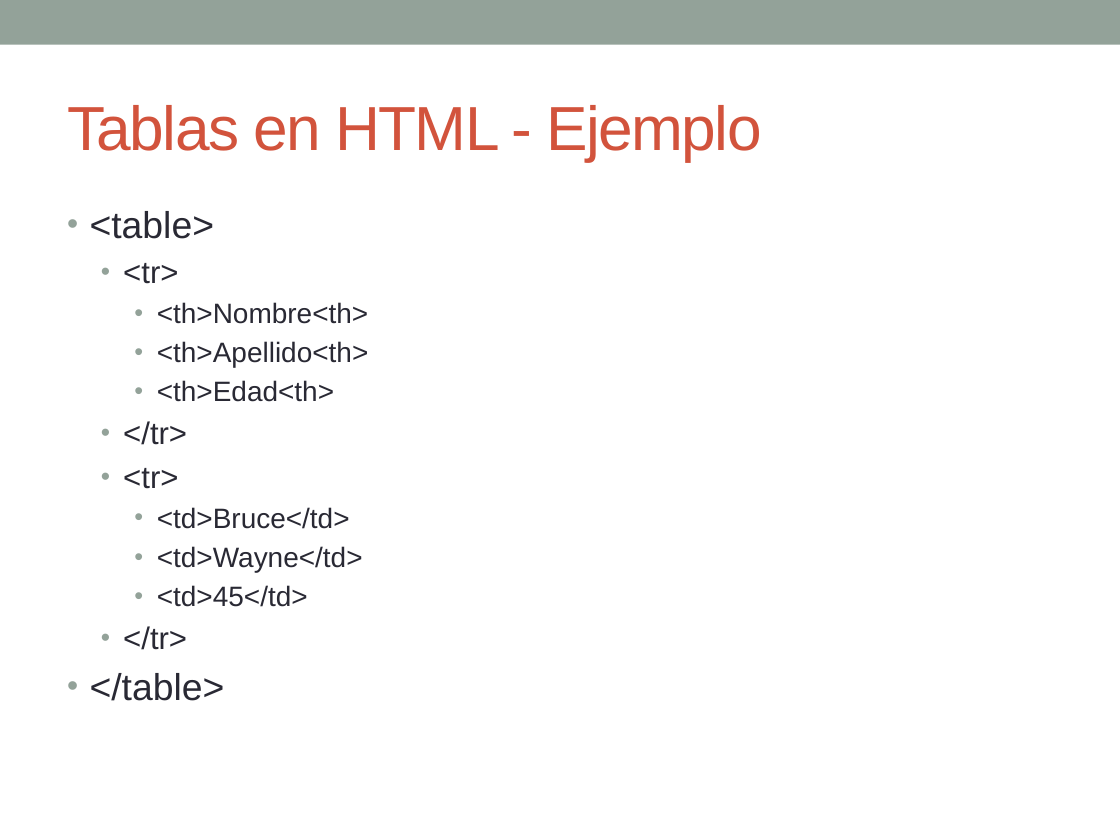
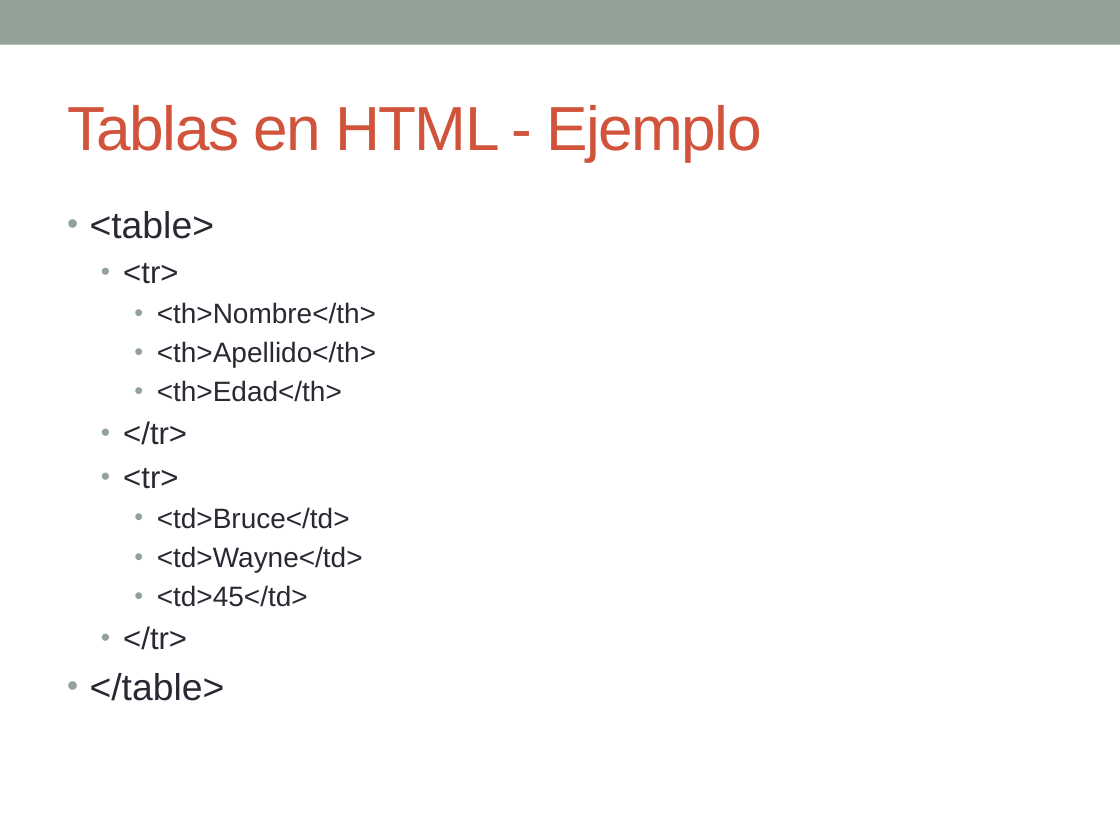
Before and after one commit to esolorzanob/UPI_Diseno, a slide deck: slide 6 of Semana 3.pptx. Drawn at 1120x840 pixels with LibreOffice and Linux fonts; fonts in the diff are those of the drawing. Boxes give left, top, right and bottom in pixels: in the first picture for what was removed or moved away, otherwise in the second. Text is boxed around its words. In the diff, an @@ line names an element or a change of style, - is before the commit and + after.

```diff
--- a/Semana 3.pptx
+++ b/Semana 3.pptx
@@ text at (157, 302, 376, 402): text changed @@
-    • <th>Nombre<th>
-    • <th>Apellido<th>
-    • <th>Edad<th>
+    • <th>Nombre</th>
+    • <th>Apellido</th>
+    • <th>Edad</th>
```
Also in this commit, not shown: 7 other files.
